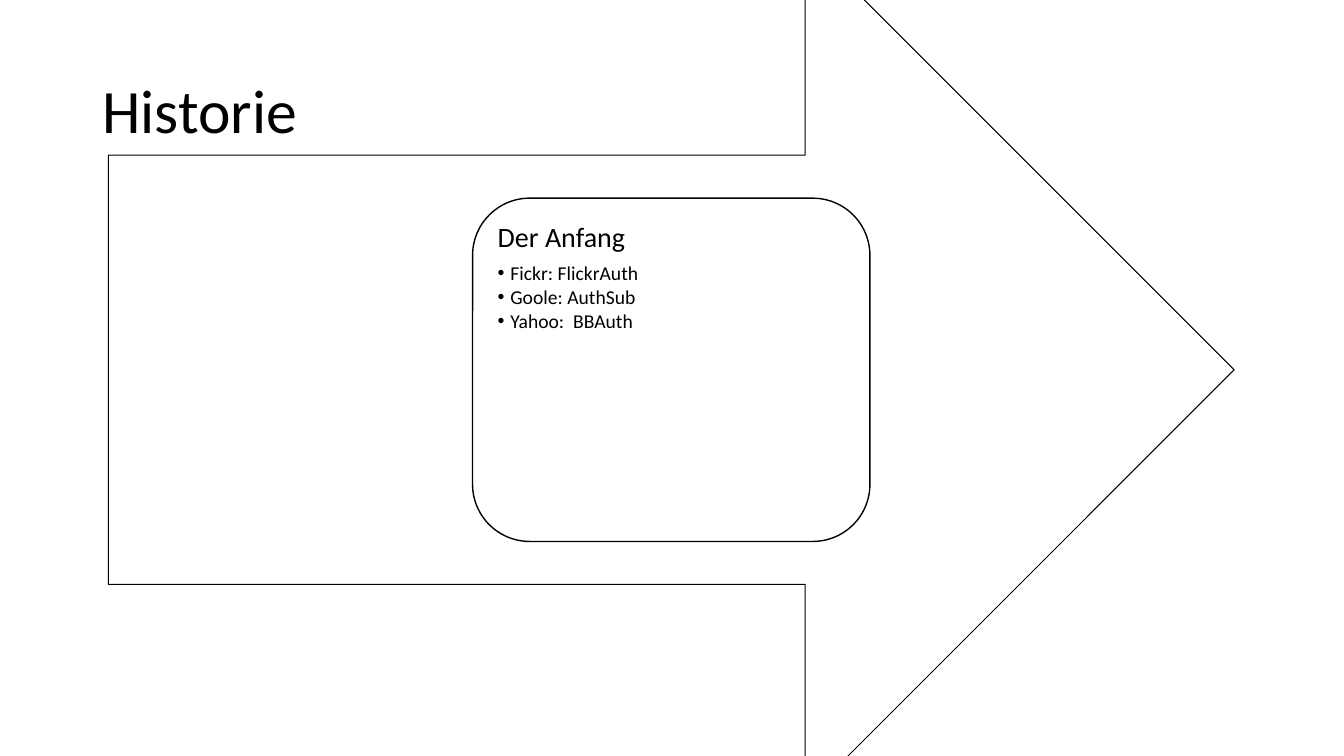
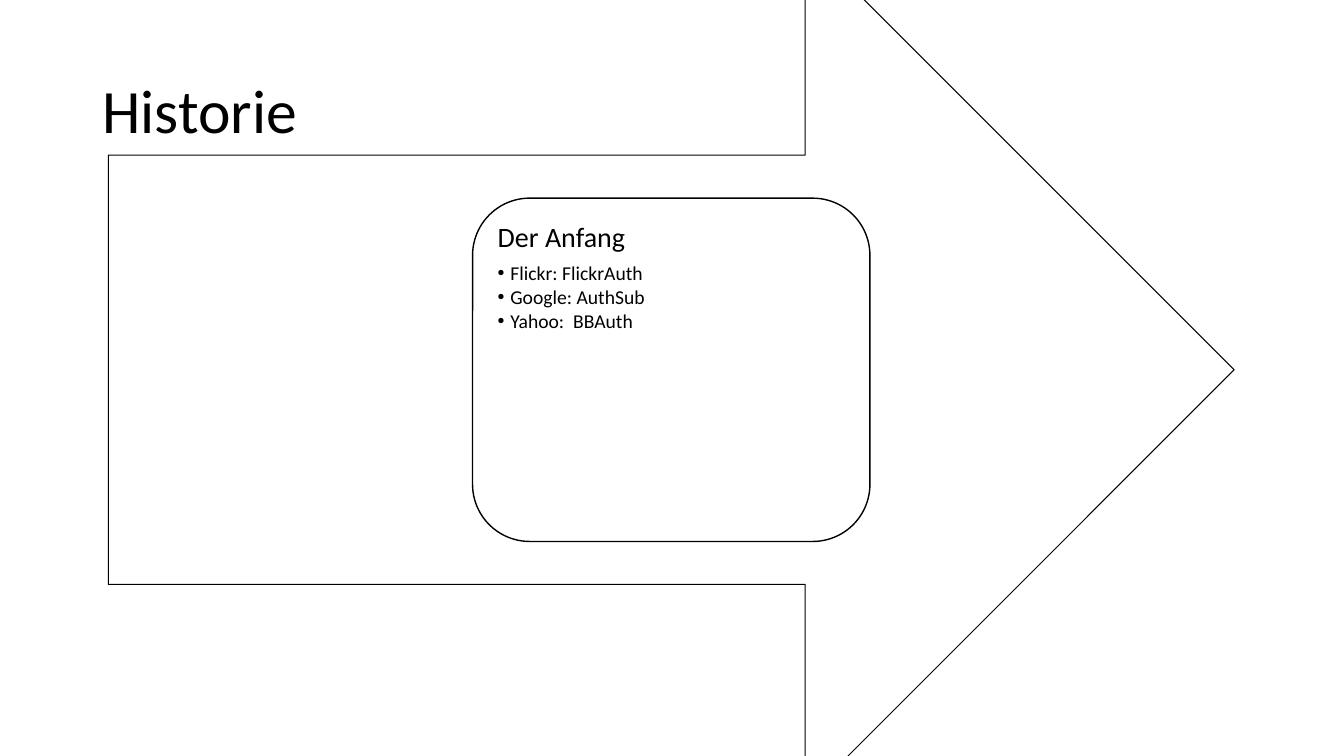
Before and after one commit to danielwagn3r/openid-workshop, a slide deck: slide 5 of OpenID & OAuth.pptx. Drawn at 1344x756 pixels with LibreOffice and Linux fonts; fonts in the diff are those of the drawing. Boxes give left, top, right and bottom in pixels: in the first picture for what was removed or moved away, otherwise in the second. Text is boxed around its words. In the diff, an @@ line names an element or a change of style, - is before the commit and + after.

```diff
--- a/OpenID & OAuth.pptx
+++ b/OpenID & OAuth.pptx
@@ text at [510,266,645,308]: text changed @@
-  • Fickr: FlickrAuth
-  • Goole: AuthSub
+  •• Flickr: FlickrAuth
+  •• Google: AuthSub
```
Also in this commit, not shown: 20 other slides changed, 1 slide added.
